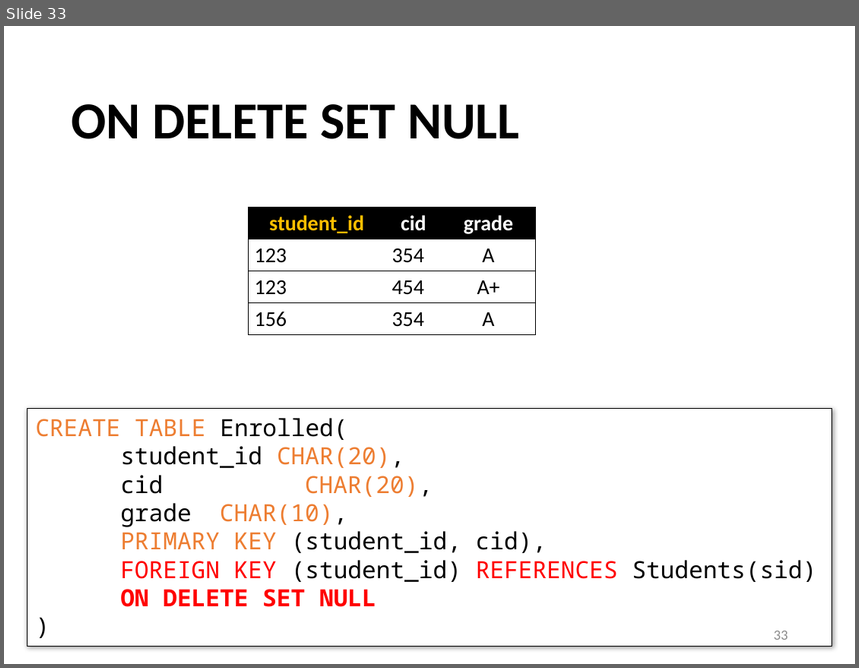
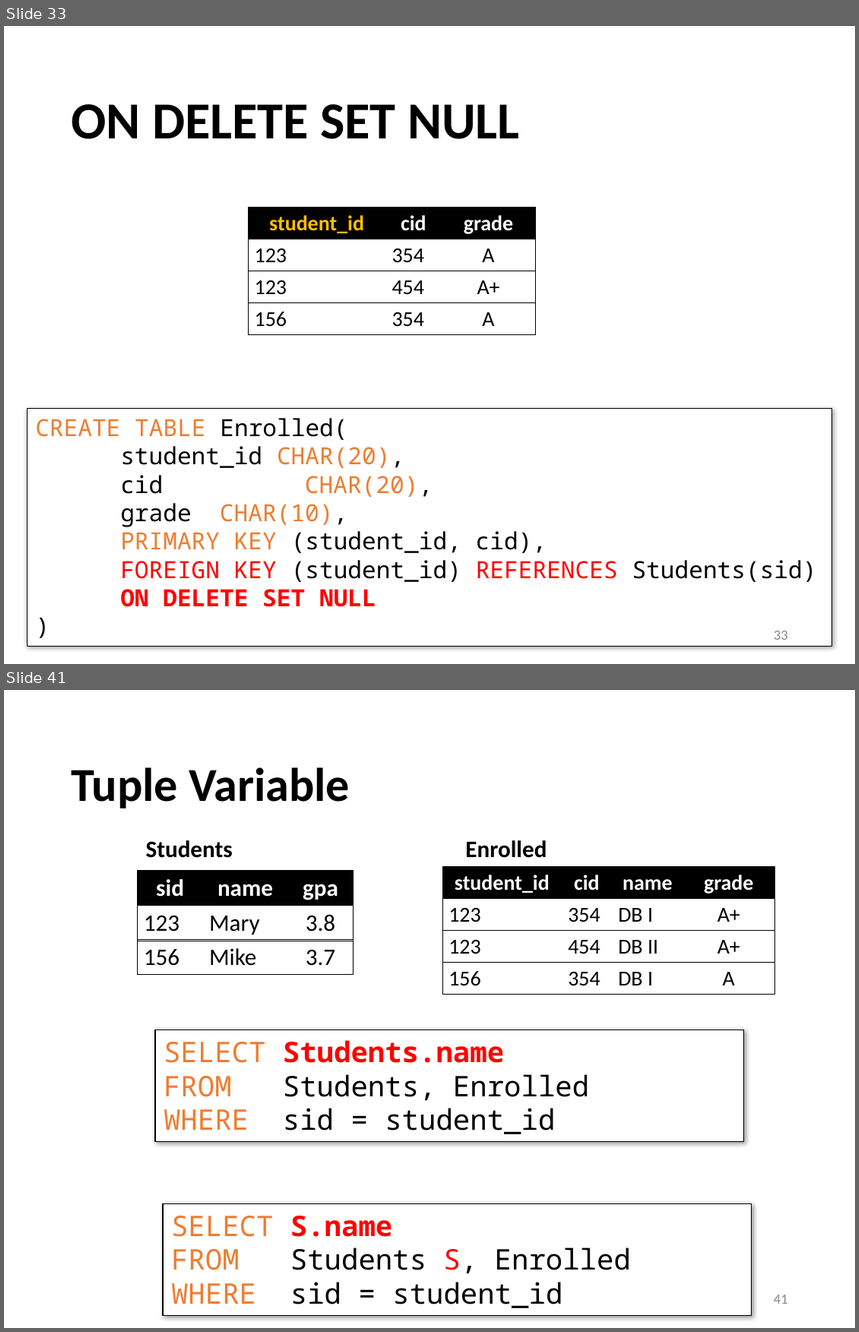
Before and after one commit to sfu-db/cmpt354, a slide deck: Lectures/lec3-sql-basics.pptx. Shown one above the other, each under a label of ours: slide 33 before the commit, slides 33 and 41 after it; the slides between them are not shown. The pictures are 859x668 and 859x1332 pixels, drawn with LibreOffice and Linux fonts; fonts in the diff are those of the drawing. Boxes give left, top, right and bottom in pixels: in the first picture for what was removed or moved away, otherwise in the second. Text is boxed around its words. In the diff, an @@ line names an element or a change of style, - is before the commit and + after.

```diff
--- a/Lectures/lec3-sql-basics.pptx
+++ b/Lectures/lec3-sql-basics.pptx
@@ slide 41 added at (4,690,855,1328), background #FFFFFF @@
@@ title added at (71,768,350,809), 40 pt, text #000000, bold @@
+Tuple Variable
@@ text added at (146,840,233,858), 20 pt, text #000000, bold @@
+Students
@@ text added at (465,840,547,858), 20 pt, text #000000, bold @@
+Enrolled
@@ table added at (138,870,354,940), 2 rows, 3 columns @@
+sid | name | gpa
+123 | Mary | 3.8
@@ table added at (443,867,775,995), 4 rows, 4 columns @@
+student_id | cid | name | grade
+123 | 354 | DB I | A+
+123 | 454 | DB II | A+
+156 | 354 | DB I | A
@@ table added at (138,940,354,975), 1 rows, 3 columns @@
+156 | Mike | 3.7
@@ rectangle added at (155,1030,744,1142), fill #FFFFFF, outline #000000 0.75 pt, 24 pt, text #000000 @@
+SELECT Students.name
+FROM Students, Enrolled
+WHERE sid = student_id
@@ rectangle added at (163,1204,752,1315), fill #FFFFFF, outline #000000 0.75 pt, 24 pt, text #000000 @@
+SELECT S.name
+FROM Students S, Enrolled
+WHERE sid = student_id
@@ page number added at (774,1295,788,1304), 12 pt, text #8C8C8C @@
+41
```
Also in this commit, not shown: 20 other slides added, 1 other file.
